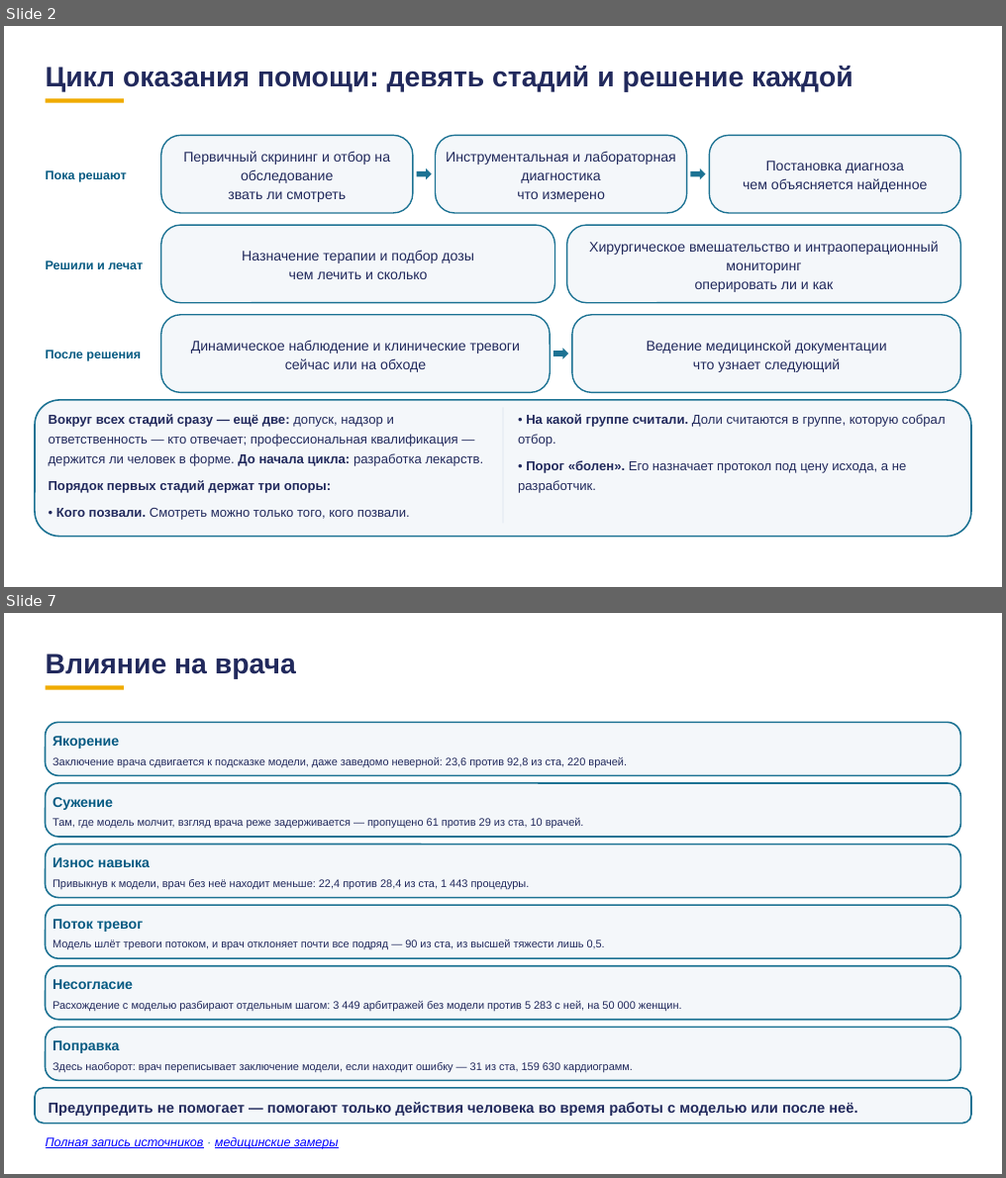
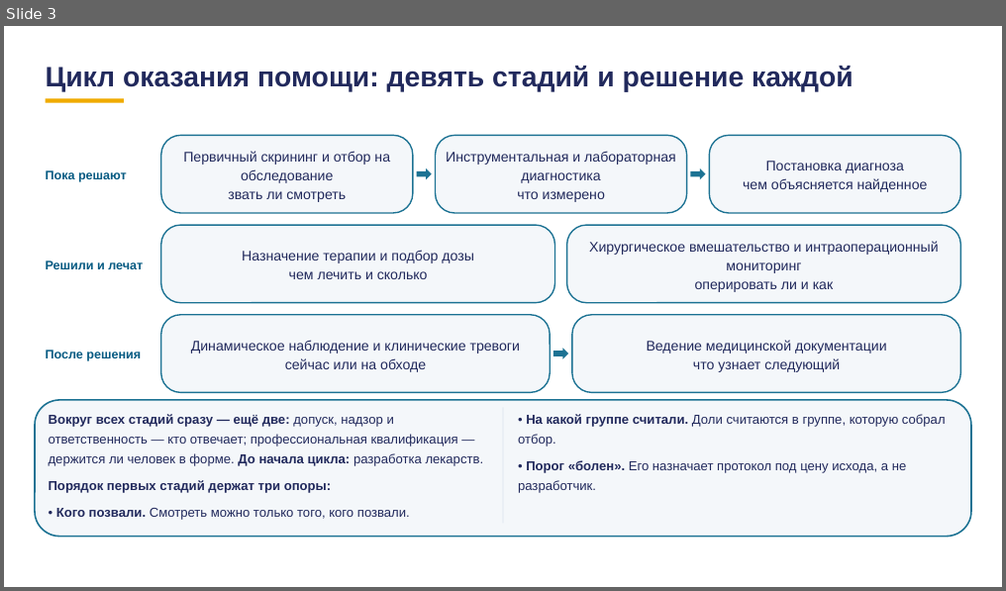
Before and after one commit to tellina-study/AI-usage-lessons, a slide deck: library/lectures/lec-07/rework/deck/lec-07-karkas.pptx. Shown one above the other, each under a label of ours: slides 2 and 7 before the commit, slide 3 after it; the slides between them are not shown. The pictures are 1006x1178 and 1006x591 pixels, drawn with LibreOffice and Linux fonts; fonts in the diff are those of the drawing. Boxes give left, top, right and bottom in pixels: in the first picture for what was removed or moved away, otherwise in the second. Text is boxed around its words. In the diff, an @@ line names an element or a change of style, - is before the commit and + after.

```diff
--- a/library/lectures/lec-07/rework/deck/lec-07-karkas.pptx
+++ b/library/lectures/lec-07/rework/deck/lec-07-karkas.pptx
@@ slide 7 removed at [4,613,1002,1174], background #FFFFFF @@
@@ text removed at [46,654,296,679] @@
-Влияние на врача
@@ rectangle removed at [46,685,124,690] @@
@@ rounded rectangle removed at [46,722,960,775] @@
@@ text removed at [53,736,119,749] @@
-Якорение
@@ text removed at [53,758,627,767] @@
-Заключение врача сдвигается к подсказке модели, даже заведомо неверной: 23,6 против 92,8 из ста, 220 врачей.
@@ rounded rectangle removed at [46,783,960,836] @@
@@ text removed at [53,797,113,810] @@
-Сужение
@@ text removed at [53,818,584,829] @@
-Там, где модель молчит, взгляд врача реже задерживается — пропущено 61 против 29 из ста, 10 врачей.
@@ rounded rectangle removed at [46,845,960,897] @@
@@ text removed at [53,858,150,867] @@
-Износ навыка
@@ text removed at [53,879,530,889] @@
-Привыкнув к модели, врач без неё находит меньше: 22,4 против 28,4 из ста, 1 443 процедуры.
@@ rounded rectangle removed at [46,905,960,959] @@
@@ text removed at [53,919,143,932] @@
-Поток тревог
@@ rounded rectangle removed at [46,966,960,1020] @@
@@ text removed at [53,940,605,951] @@
-Модель шлёт тревоги потоком, и врач отклоняет почти все подряд — 90 из ста, из высшей тяжести лишь 0,5.
@@ text removed at [53,979,133,989] @@
-Несогласие
@@ rounded rectangle removed at [46,1027,960,1080] @@
@@ text removed at [53,1001,682,1012] @@
-Расхождение с моделью разбирают отдельным шагом: 3 449 арбитражей без модели против 5 283 с ней, на 50 000 женщин.
@@ text removed at [53,1041,119,1054] @@
-Поправка
@@ text removed at [53,1062,633,1072] @@
-Здесь наоборот: врач переписывает заключение модели, если находит ошибку — 31 из ста, 159 630 кардиограмм.
@@ rounded rectangle removed at [35,1088,971,1124] @@
@@ text removed at [49,1102,857,1116] @@
-Предупредить не помогает — помогают только действия человека во время работы с моделью или после неё.
@@ text removed at [46,1138,339,1150] @@
-Полная запись источников · медицинские замеры
@@ what was slide 2 is now slide 3 @@
```
Also in this commit, not shown: 4 slides changed, 2 slides added, 4 other slides removed, 38 other files.
